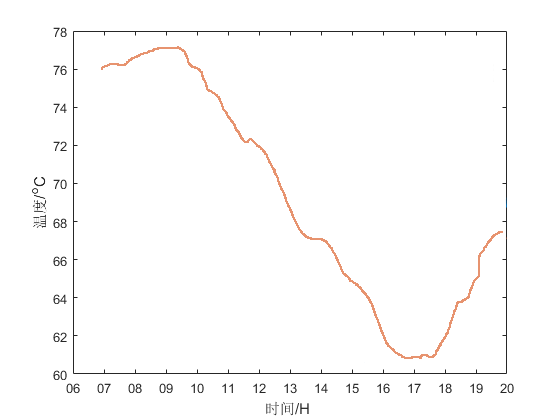
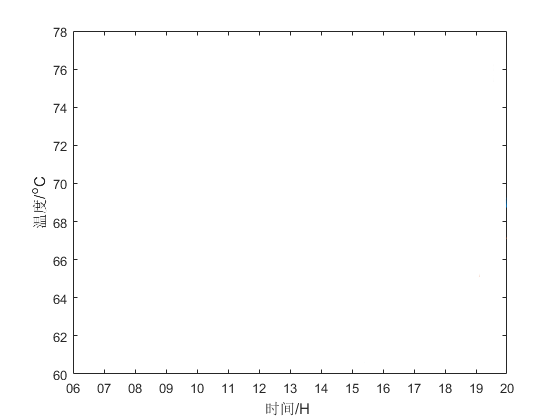
Layered file, before and after one edit (560 x 420). Changes by layer:
painted on "背景" over (101, 46, 503, 359)
